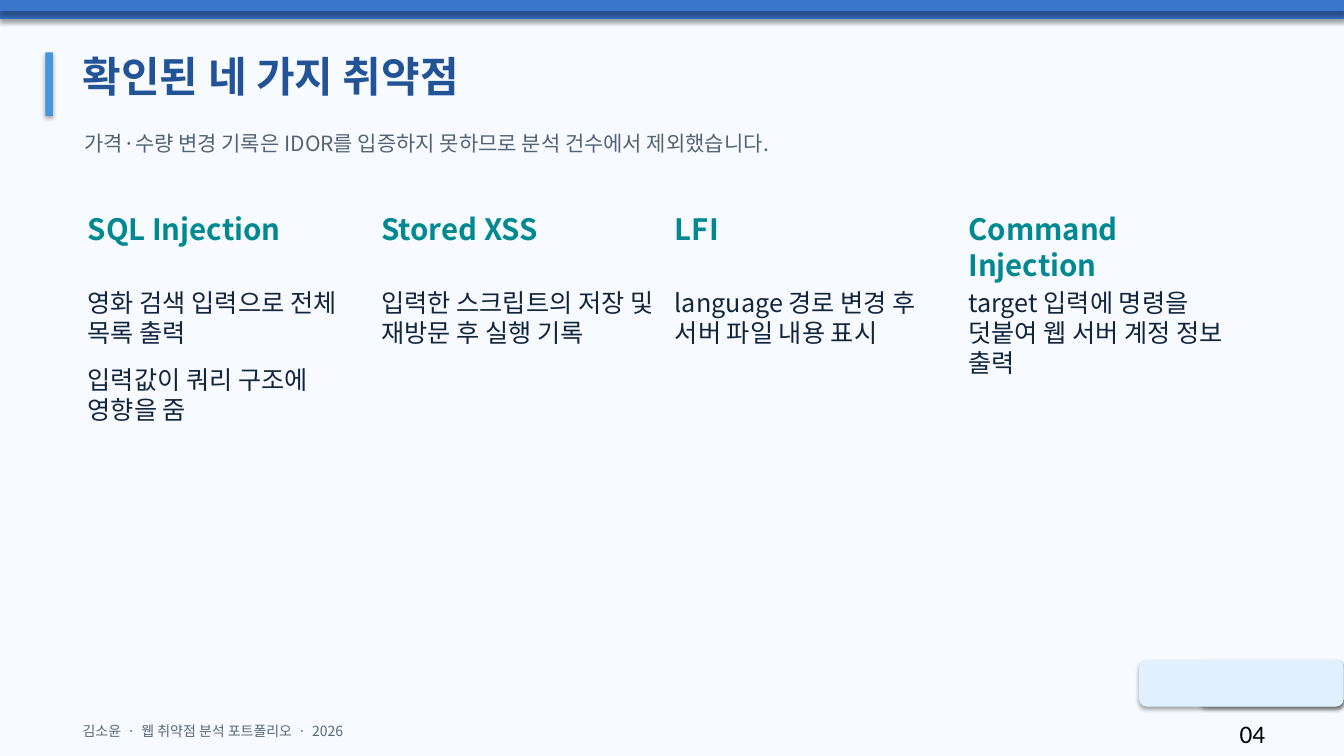
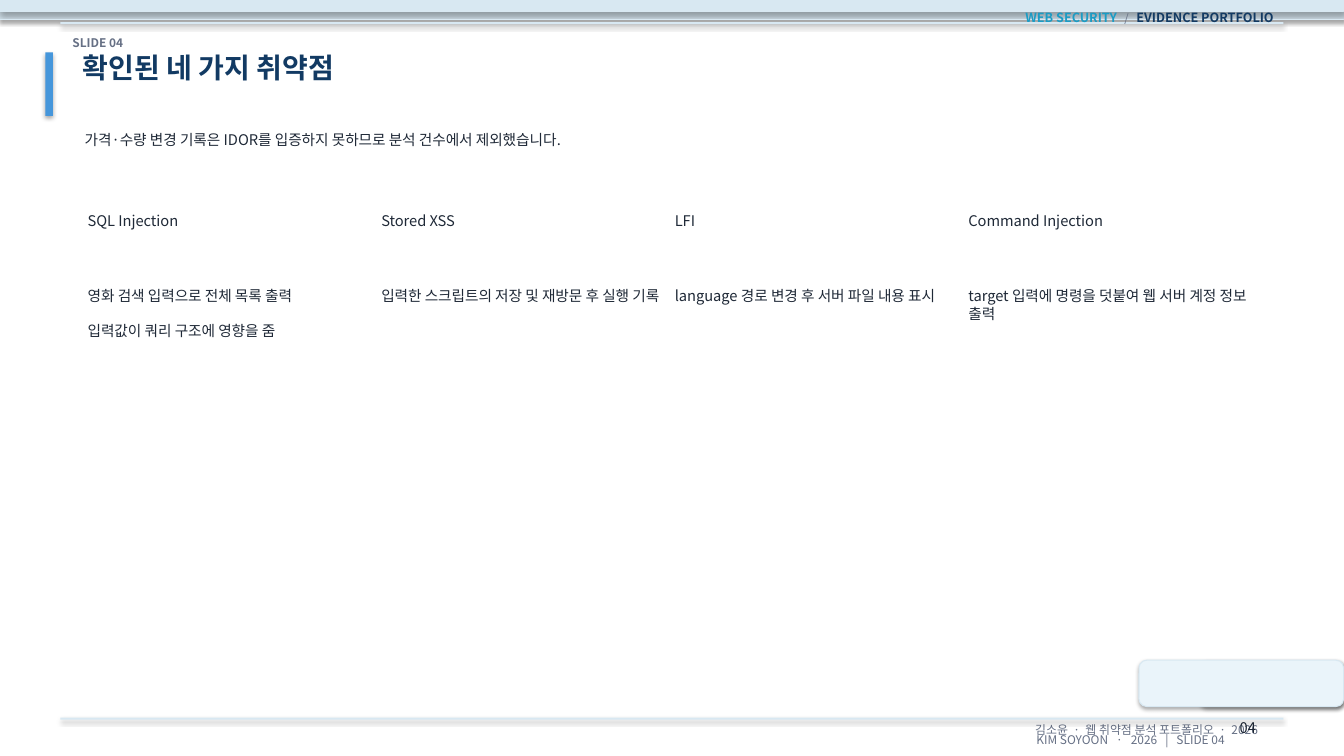
Before and after one commit to Soyoon0608/about-me-site, a slide deck: slide 4 of documents/김소윤_웹취약점분석_포트폴리오.pptx. Drawn at 1344x756 pixels with LibreOffice and Linux fonts; fonts in the diff are those of the drawing. Boxes give left, top, right and bottom in pixels: in the first picture for what was removed or moved away, otherwise in the second. Text is boxed around its words. In the diff, an @@ line names an element or a change of style, - is before the commit and + after.

```diff
--- a/documents/김소윤_웹취약점분석_포트폴리오.pptx
+++ b/documents/김소윤_웹취약점분석_포트폴리오.pptx
@@ background #F7FBFF to #FFFFFF @@
@@ rectangle at box(0, 0, 1344, 19): fill #3870C3 to #D8E8F2; outline none to #D8E8F2 0.75 pt @@
@@ rectangle at box(0, 0, 1344, 11): fill #3A77CA to #D8E8F2; outline none to #D8E8F2 0.75 pt @@
@@ rectangle added at box(60, 22, 1284, 24), fill #D8E8F2 @@
@@ text added at box(1025, 9, 1273, 26), 9 pt, text #123A63, bold @@
+WEB SECURITY / EVIDENCE PORTFOLIO
@@ text added at box(72, 38, 123, 47), 8.5 pt, text #667085, bold @@
+SLIDE 04
@@ text "확인된 네 가지 취약점" at box(83, 54, 334, 81): size 30 to 20 pt, text colour #235397 to #123A63 @@
@@ text "가격·수량 변경 기록은 IDOR를 입증하지 ..." at box(85, 133, 561, 146): size 15 to 10.5 pt, text colour #536374 to #1F2937 @@
@@ size 21 to 10.5 pt, text colour #008991 to #1F2937, bold off in 4 elements at box(88, 214, 178, 230), box(381, 214, 455, 226), box(675, 215, 695, 226), box(968, 214, 1103, 230) @@
@@ size 18 to 10.5 pt, text colour #13253D to #1F2937 in 4 elements at box(88, 288, 292, 337), box(381, 288, 659, 302), box(675, 288, 935, 305), box(968, 289, 1247, 320) @@
@@ rounded rectangle at box(1139, 660, 1344, 707): fill #E0F0FF to #EAF4FA; outline none to #D8E8F2 0.75 pt @@
@@ rectangle added at box(60, 718, 1284, 720), fill #D8E8F2 @@
@@ text "김소윤 · 웹 취약점 분석 ..." at box(1035, 722, 1257, 738): size 10 to 8.5 pt, text colour #566777 to #667085; alignment left to right @@
@@ text "04" at box(1240, 722, 1256, 734): size 18 to 10.5 pt, font Calibri to Noto Sans CJK KR, text colour #000000 to #1F2937 @@
@@ text added at box(1036, 732, 1224, 744), 8.5 pt, text #667085 @@
+KIM SOYOON · 2026 | SLIDE 04
```
Also in this commit, not shown: 15 other slides changed, 1 other file.
